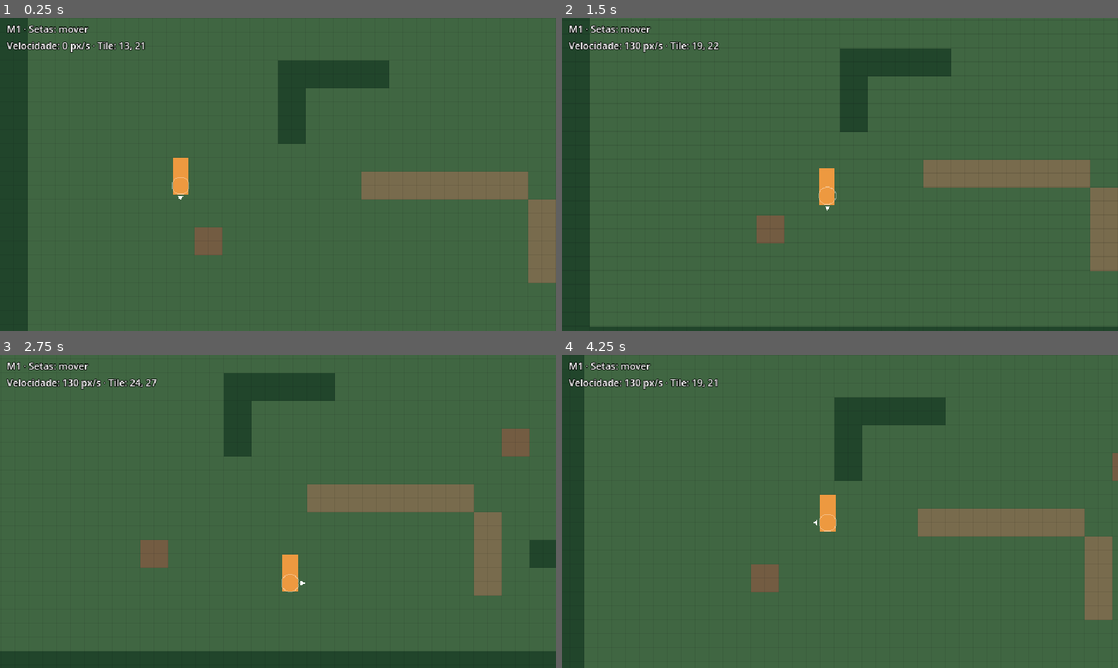
Above: before the commit, frames 1-4 (two rows, left to right).
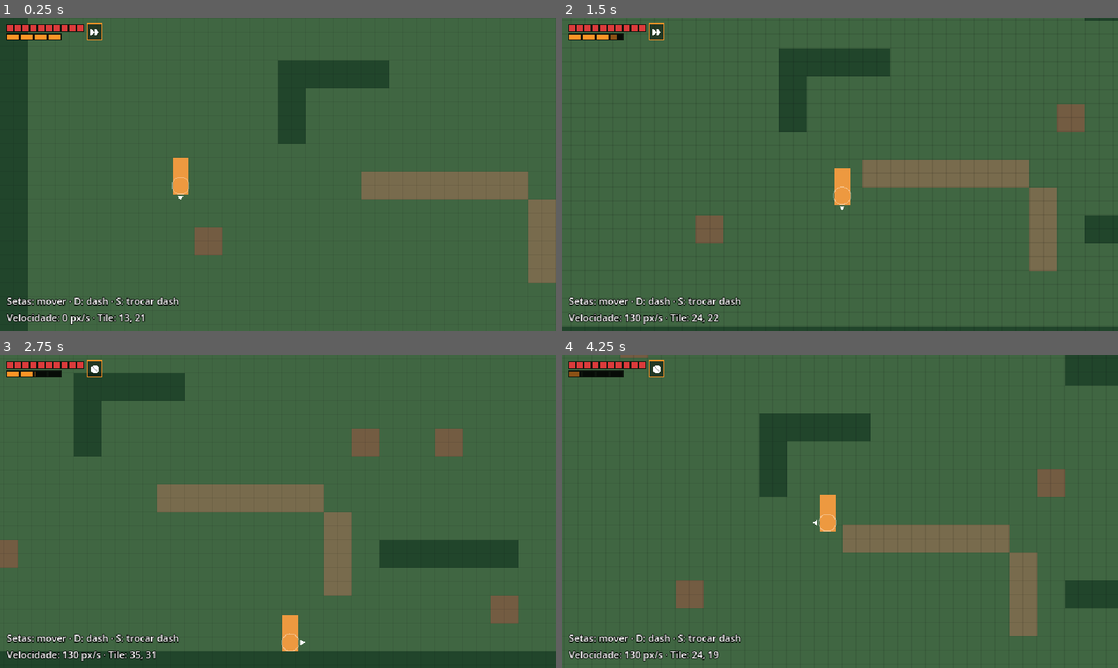
Above: after the commit, the same moments.

Repository: V-bit69/Game-Development
Game: Godot game, scene res://cenas/sala_teste.tscn
Same seed, same stepped clock (60 frames per second), same inputs: the game is played once before the commit and once after it.
Inputs:
- Up to frame 1 (0.25 s): no input
- Up to frame 2 (1.5 s): tap Enter at 0.5 s; hold Right (mover_direita) 0.53-1.28 s; hold D (dash) 0.53-1.28 s; tap S (trocar_dash) at 0.8, 1.35 s; hold Down (mover_baixo) from 1.28 s (still down)
- Up to frame 3 (2.75 s): tap D (dash) at 1.55 s; release Down (mover_baixo) at 2.03 s; hold Right (mover_direita) from 2.03 s (still down); hold D (dash) from 2.03 s (still down); tap S (trocar_dash) at 2.3 s
- Up to frame 4 (4.25 s): release Right (mover_direita) at 2.78 s; release D (dash) at 2.78 s; hold Up (mover_cima) 2.78-3.53 s; tap S (trocar_dash) at 2.85, 3.8 s; tap D (dash) at 3.05 s; hold Left (mover_esquerda) from 3.53 s (still down); hold D (dash) from 3.53 s (still down)

The runs differ from the first frame. In frame 1, 2.2% of the frame differs, in the area x 1-33%, y 1-98%; in frame 2, 17%; in frame 3, 20%, in the area x 0-100%, y 1-98%; in frame 4, 20%.

Commit message:
M2: dash padrão, rolamento, troca com S, stamina e HUD
Sons provisórios gerados por código. Teste automático em testes/teste_m2.gd.
Dúvidas 13 e 14 adicionadas à especificação.

Co-Authored-By: Claude Opus 5.5 <noreply@anthropic.com>

Diff:
--- a/jogo/cenas/sala_teste.tscn
+++ b/jogo/cenas/sala_teste.tscn
@@ -1,7 +1,8 @@
-[gd_scene load_steps=3 format=3]
+[gd_scene load_steps=4 format=3]
 
 [ext_resource type="Script" path="res://scripts/sala.gd" id="1_sala"]
 [ext_resource type="PackedScene" path="res://cenas/jogador.tscn" id="2_jogador"]
+[ext_resource type="Script" path="res://scripts/hud.gd" id="3_hud"]
 
 [node name="SalaTeste" type="Node2D"]
 script = ExtResource("1_sala")
@@ -27,11 +28,21 @@
 
 [node name="HUD" type="CanvasLayer" parent="."]
 
+[node name="Barras" type="Control" parent="HUD"]
+layout_mode = 3
+anchors_preset = 15
+anchor_right = 1.0
+anchor_bottom = 1.0
+grow_horizontal = 2
+grow_vertical = 2
+mouse_filter = 2
+script = ExtResource("3_hud")
+
 [node name="Info" type="Label" parent="HUD"]
 offset_left = 8.0
-offset_top = 5.0
-offset_right = 300.0
-offset_bottom = 40.0
+offset_top = 318.0
+offset_right = 400.0
+offset_bottom = 356.0
 theme_override_colors/font_outline_color = Color(0, 0, 0, 1)
 theme_override_constants/outline_size = 3
 theme_override_font_sizes/font_size = 11
--- a/jogo/project.godot
+++ b/jogo/project.godot
@@ -18,6 +18,7 @@
 
 Valores="*res://scripts/valores.gd"
 Tela="*res://scripts/tela.gd"
+Som="*res://scripts/som.gd"
 
 [display]
 
--- /dev/null
+++ b/jogo/scripts/hud.gd
@@ -0,0 +1,72 @@
+extends Control
+## HUD provisória do canto superior esquerdo: vida, stamina e dash equipado.
+## Desenhada com formas simples até chegar a arte da UI.
+
+const COR_VIDA := Color(0.86, 0.23, 0.23)
+const COR_STAMINA := Color(1.0, 0.58, 0.15)
+const COR_VAZIO := Color(0, 0, 0, 0.45)
+const COR_BORDA := Color(0, 0, 0, 0.8)
+const COR_FALHA := Color(1, 1, 1)
+const PISCAR_DURACAO := 0.45
+
+const ORIGEM := Vector2(8, 8)
+const VIDA_TAMANHO := Vector2(7, 7)
+const STAMINA_TAMANHO := Vector2(14, 6)
+const ESPACO := 2.0
+
+const Jogador := preload("res://scripts/jogador.gd")
+
+var _jogador: Jogador
+var _piscar := 0.0
+
+
+func _ready() -> void:
+	mouse_filter = Control.MOUSE_FILTER_IGNORE
+	_jogador = get_tree().get_first_node_in_group("jogador")
+	_jogador.sem_stamina.connect(func() -> void: _piscar = PISCAR_DURACAO)
+
+
+func _process(delta: float) -> void:
+	_piscar = maxf(_piscar - delta, 0.0)
+	queue_redraw()
+
+
+func _draw() -> void:
+	# Vida: 10 quadrados. O dano chega no M9, então por enquanto fica cheia.
+	for i in Valores.GATO_VIDA:
+		var pos := ORIGEM + Vector2(i * (VIDA_TAMANHO.x + ESPACO), 0)
+		_bloco(Rect2(pos, VIDA_TAMANHO), COR_VIDA, 1.0)
+
+	# Stamina: 4 unidades laranja. A próxima a voltar vai enchendo.
+	var y := ORIGEM.y + VIDA_TAMANHO.y + 4.0
+	var piscando := _piscar > 0.0 and fmod(_piscar, 0.15) > 0.075
+	for i in Valores.STAMINA_MAXIMA:
+		var pos := Vector2(ORIGEM.x + i * (STAMINA_TAMANHO.x + ESPACO), y)
+		var cor := COR_FALHA if piscando else COR_STAMINA
+		var cheio := 1.0 if i < _jogador.stamina else 0.0
+		if i == _jogador.stamina:
+			cheio = _jogador.progresso_recarga()
+		_bloco(Rect2(pos, STAMINA_TAMANHO), cor, cheio, i >= _jogador.stamina)
+
+	# Dash equipado: seta dupla (padrão) ou bola (rolamento).
+	var largura_linhas := maxf(Valores.GATO_VIDA * (VIDA_TAMANHO.x + ESPACO), Valores.STAMINA_MAXIMA * (STAMINA_TAMANHO.x + ESPACO))
+	var caixa := Rect2(ORIGEM.x + largura_linhas + 3.0, ORIGEM.y - 1.0, 17, 19)
+	draw_rect(caixa, COR_VAZIO)
+	draw_rect(caixa, COR_STAMINA, false, 1.0)
+	var c := caixa.get_center()
+	if _jogador.dash_equipado == Jogador.Dash.PADRAO:
+		for dx in [-3.0, 2.0]:
+			draw_colored_polygon(PackedVector2Array([
+				c + Vector2(dx - 2, -4), c + Vector2(dx + 3, 0), c + Vector2(dx - 2, 4)]), Color.WHITE)
+	else:
+		draw_circle(c, 4.5, Color.WHITE)
+		draw_line(c + Vector2(-3, -3), c + Vector2(3, 3), COR_VAZIO, 1.0)
+
+
+## Um bloco com borda escura; "cheio" de 0 a 1 preenche da esquerda para a direita.
+func _bloco(area: Rect2, cor: Color, cheio: float, apagado := false) -> void:
+	draw_rect(area.grow(1.0), COR_BORDA)
+	draw_rect(area, COR_VAZIO)
+	if cheio > 0.0:
+		var parte := Rect2(area.position, Vector2(area.size.x * cheio, area.size.y))
+		draw_rect(parte, cor.darkened(0.45) if apagado else cor)
--- a/jogo/scripts/jogador.gd
+++ b/jogo/scripts/jogador.gd
@@ -1,26 +1,64 @@
 extends CharacterBody2D
-## Homem-gato. M1: movimento em 8 direções e colisão.
+## Homem-gato.
+## M1: movimento em 8 direções e colisão.
+## M2: dash padrão e dash de rolamento (troca com S), stamina.
 ## A origem do nó fica nos pés, no centro do círculo de colisão.
+
+signal stamina_mudou(atual: int)
+signal sem_stamina
+signal dash_trocado(tipo: Dash)
+
+enum Dash { PADRAO, ROLAMENTO }
 
 const COR_CORPO := Color(0.93, 0.6, 0.25)
 const COR_HITBOX := Color(1, 1, 1, 0.35)
 const LARGURA := 18.0
+const RASTRO_DURACAO := 0.15
 
 var direcao_olhar := Vector2.DOWN
+var dash_equipado := Dash.PADRAO
+var stamina := Valores.STAMINA_MAXIMA
+var em_dash := false
+
+var _tempo := 0.0  # relógio próprio, em segundos de física
+var _recarga := 0.0
+var _dash_tipo := Dash.PADRAO
+var _dash_direcao := Vector2.ZERO
+var _dash_restante := 0.0
+var _rolamentos: Array[float] = []  # momentos dos rolamentos dentro da janela
+var _rastro: Array[Dictionary] = []  # {pos, t}
 
 @onready var colisao: CollisionShape2D = $Colisao
 @onready var camera: Camera2D = $Camera
 
 
 func _ready() -> void:
+	add_to_group("jogador")
 	(colisao.shape as CircleShape2D).radius = Valores.GATO_RAIO_HITBOX
 
 
-func _physics_process(_delta: float) -> void:
+func _unhandled_input(evento: InputEvent) -> void:
+	if evento.is_action_pressed("dash"):
+		pedir_dash()
+	elif evento.is_action_pressed("trocar_dash"):
+		trocar_dash()
+
+
+func _physics_process(delta: float) -> void:
+	_tempo += delta
+	_recuperar_stamina(delta)
+	if em_dash:
+		_mover_dash(delta)
+	else:
+		_andar()
+	_atualizar_rastro()
+	queue_redraw()
+
+
+func _andar() -> void:
 	var direcao := _ler_direcao()
 	if direcao != Vector2.ZERO:
 		direcao_olhar = direcao
-		queue_redraw()
 	velocity = direcao * Valores.GATO_CAMINHADA
 	move_and_slide()
 
@@ -33,11 +71,116 @@
 	return Vector2.from_angle(snappedf(entrada.angle(), PI / 4.0))
 
 
-# Placeholder: retângulo com a altura do gato, círculo da hitbox e seta do olhar.
+# --- Dash ---------------------------------------------------------------
+
+func trocar_dash() -> void:
+	dash_equipado = Dash.ROLAMENTO if dash_equipado == Dash.PADRAO else Dash.PADRAO
+	Som.tocar("troca")
+	dash_trocado.emit(dash_equipado)
+
+
+## Começa o dash equipado, se houver stamina. Sem direção apertada, vai para onde o gato olha.
+func pedir_dash() -> bool:
+	if em_dash:
+		return false
+	var custo := _custo_do_dash(dash_equipado)
+	if custo > stamina:
+		Som.tocar("falha")
+		sem_stamina.emit()
+		return false
+	if dash_equipado == Dash.ROLAMENTO:
+		_rolamentos.append(_tempo)
+	_gastar_stamina(custo)
+	var direcao := _ler_direcao()
+	if direcao != Vector2.ZERO:
+		direcao_olhar = direcao
+	_dash_direcao = direcao_olhar
+	_dash_tipo = dash_equipado
+	_dash_restante = Valores.GATO_DASH_COMPRIMENTO if _dash_tipo == Dash.PADRAO else Valores.GATO_ROLAMENTO_COMPRIMENTO
+	em_dash = true
+	Som.tocar("dash" if _dash_tipo == Dash.PADRAO else "rolamento")
+	return true
+
+
+## Dash padrão custa 1 unidade. Rolamento é grátis, a não ser que já tenham
+## acontecido 2 rolamentos nos últimos 4 s: aí este é o terceiro e custa 1.
+func _custo_do_dash(tipo: Dash) -> int:
+	if tipo == Dash.PADRAO:
+		return Valores.GATO_DASH_CUSTO
+	while not _rolamentos.is_empty() and _tempo - _rolamentos[0] >= Valores.GATO_ROLAMENTO_JANELA:
+		_rolamentos.pop_front()
+	return 0 if _rolamentos.size() < Valores.GATO_ROLAMENTOS_GRATIS else Valores.GATO_DASH_CUSTO
+
+
+func _mover_dash(delta: float) -> void:
+	var veloc := Valores.GATO_DASH_VELOCIDADE if _dash_tipo == Dash.PADRAO else Valores.GATO_ROLAMENTO_VELOCIDADE
+	var passo := minf(veloc * delta, _dash_restante)
+	velocity = _dash_direcao * veloc
+	_rastro.append({"pos": global_position, "t": _tempo})
+	var batida := move_and_collide(_dash_direcao * passo)
+	_dash_restante -= passo
+	# Parede ou obstáculo interrompe o dash no contato.
+	if batida != null or _dash_restante <= 0.001:
+		em_dash = false
+		velocity = Vector2.ZERO
+
+
+func _atualizar_rastro() -> void:
+	while not _rastro.is_empty() and _tempo - _rastro[0].t > RASTRO_DURACAO:
+		_rastro.pop_front()
+
+
+# --- Stamina ------------------------------------------------------------
+
+func _gastar_stamina(quanto: int) -> void:
+	if quanto <= 0:
+		return
+	if stamina >= Valores.STAMINA_MAXIMA:
+		_recarga = 0.0  # a contagem começa quando a stamina sai do máximo
+	stamina -= quanto
+	stamina_mudou.emit(stamina)
+
+
+## Com a stamina abaixo do máximo, recupera 1 unidade a cada GATO_STAMINA_RECUPERACAO segundos.
+func _recuperar_stamina(delta: float) -> void:
+	if stamina >= Valores.STAMINA_MAXIMA:
+		_recarga = 0.0
+		return
+	_recarga += delta
+	if _recarga >= Valores.GATO_STAMINA_RECUPERACAO:
+		_recarga -= Valores.GATO_STAMINA_RECUPERACAO
+		stamina += 1
+		stamina_mudou.emit(stamina)
+
+
+## Quanto falta para a próxima unidade, de 0 a 1 (para a HUD).
+func progresso_recarga() -> float:
+	return _recarga / Valores.GATO_STAMINA_RECUPERACAO
+
+
+# --- Desenho provisório -------------------------------------------------
+
 func _draw() -> void:
 	var raio := Valores.GATO_RAIO_HITBOX
 	var topo := raio - Valores.GATO_ALTURA
-	draw_rect(Rect2(-LARGURA / 2.0, topo, LARGURA, Valores.GATO_ALTURA), COR_CORPO)
+	var corpo := Rect2(-LARGURA / 2.0, topo, LARGURA, Valores.GATO_ALTURA)
+	# Rastro do dash: cópias do corpo que somem.
+	for fantasma in _rastro:
+		var vida: float = 1.0 - (_tempo - fantasma.t) / RASTRO_DURACAO
+		var cor := Color(1, 0.85, 0.6, 0.35 * vida)
+		var local := to_local(fantasma.pos)
+		if _dash_tipo == Dash.ROLAMENTO:
+			draw_circle(local + Vector2(0, -raio), raio + 2.0, cor)
+		else:
+			draw_rect(Rect2(corpo.position + local, corpo.size), cor)
+	if em_dash and _dash_tipo == Dash.ROLAMENTO:
+		# Rolamento: o gato vira uma bola, com uma faixa girando.
+		var centro := Vector2(0, -raio)
+		draw_circle(centro, raio + 2.0, COR_CORPO)
+		var giro := Vector2.from_angle(_tempo * 40.0) * (raio + 1.0)
+		draw_line(centro - giro, centro + giro, COR_CORPO.darkened(0.4), 2.0)
+	else:
+		draw_rect(corpo, COR_CORPO)
 	draw_arc(Vector2.ZERO, raio, 0.0, TAU, 24, COR_HITBOX, 1.0)
 	var ponta := direcao_olhar * (raio + 7.0)
 	var lado := direcao_olhar.orthogonal() * 3.0
--- a/jogo/scripts/sala.gd
+++ b/jogo/scripts/sala.gd
@@ -58,7 +58,7 @@
 	if Engine.is_editor_hint():
 		return
 	var tile := (jogador.position / V.TILE).floor()
-	info.text = "M1 · Setas: mover\nVelocidade: %d px/s · Tile: %d, %d" % [
+	info.text = "Setas: mover · D: dash · S: trocar dash\nVelocidade: %d px/s · Tile: %d, %d" % [
 		roundi(jogador.velocity.length()), int(tile.x), int(tile.y)]
 
 
--- /dev/null
+++ b/jogo/scripts/som.gd
@@ -0,0 +1,103 @@
+extends Node
+## Sons provisórios, gerados por código. Serão trocados pelos sons do compositor.
+## Uso: Som.tocar("dash")
+
+const TAXA := 22050
+const VOZES := 6
+
+var _sons := {}
+var _players: Array[AudioStreamPlayer] = []
+var _proximo := 0
+
+
+func _ready() -> void:
+	for i in VOZES:
+		var player := AudioStreamPlayer.new()
+		add_child(player)
+		_players.append(player)
+	_sons["dash"] = _misturar(_sopro(0.18, 0.5, 0.9), _rosnado(0.16, 0.35))
+	_sons["rolamento"] = _wav(_sopro(0.16, 0.35, 0.4))
+	_sons["troca"] = _wav(_tom(1400.0, 0.04, 0.3, false))
+	_sons["falha"] = _juntar(_tom(220.0, 0.08, 0.3, true), _tom(150.0, 0.12, 0.3, true))
+
+
+func tocar(nome: String) -> void:
+	if not _sons.has(nome):
+		push_warning("Som desconhecido: %s" % nome)
+		return
+	var player := _players[_proximo]
+	_proximo = (_proximo + 1) % VOZES
+	player.stream = _sons[nome]
+	player.play()
+
+
+# --- Síntese ------------------------------------------------------------
+
+## Ruído com envelope que sobe e cai; "brilho" controla o quanto o ruído é agudo.
+func _sopro(duracao: float, volume: float, brilho: float) -> PackedFloat32Array:
+	var n := int(duracao * TAXA)
+	var amostras := PackedFloat32Array()
+	amostras.resize(n)
+	var filtrado := 0.0
+	for i in n:
+		var t := float(i) / n
+		var envelope := sin(PI * t) * (1.0 - t * 0.5)
+		var corte := lerpf(0.05, brilho, sin(PI * t))
+		filtrado += (randf_range(-1.0, 1.0) - filtrado) * corte
+		amostras[i] = filtrado * envelope * volume
+	return amostras
+
+
+## Rosnado grave: dente de serra em ~90 Hz com tremor.
+func _rosnado(duracao: float, volume: float) -> PackedFloat32Array:
+	var n := int(duracao * TAXA)
+	var amostras := PackedFloat32Array()
+	amostras.resize(n)
+	var fase := 0.0
+	for i in n:
+		var t := float(i) / n
+		var freq := 90.0 + 25.0 * sin(t * 60.0)
+		fase = fmod(fase + freq / TAXA, 1.0)
+		var envelope := minf(t * 8.0, 1.0) * (1.0 - t)
+		amostras[i] = (fase * 2.0 - 1.0) * envelope * volume
+	return amostras
+
+
+func _tom(freq: float, duracao: float, volume: float, quadrada: bool) -> PackedFloat32Array:
+	var n := int(duracao * TAXA)
+	var amostras := PackedFloat32Array()
+	amostras.resize(n)
+	for i in n:
+		var t := float(i) / n
+		var onda := sin(TAU * freq * i / TAXA)
+		if quadrada:
+			onda = signf(onda)
+		amostras[i] = onda * (1.0 - t) * volume
+	return amostras
+
+
+func _misturar(a: PackedFloat32Array, b: PackedFloat32Array) -> AudioStreamWAV:
+	var n := maxi(a.size(), b.size())
+	var soma := PackedFloat32Array()
+	soma.resize(n)
+	for i in n:
+		soma[i] = (a[i] if i < a.size() else 0.0) + (b[i] if i < b.size() else 0.0)
+	return _wav(soma)
+
+
+func _juntar(a: PackedFloat32Array, b: PackedFloat32Array) -> AudioStreamWAV:
+	var tudo := a.duplicate()
+	tudo.append_array(b)
+	return _wav(tudo)
+
+
+func _wav(amostras: PackedFloat32Array) -> AudioStreamWAV:
+	var bytes := PackedByteArray()
+	bytes.resize(amostras.size() * 2)
+	for i in amostras.size():
+		bytes.encode_s16(i * 2, int(clampf(amostras[i], -1.0, 1.0) * 32767.0))
+	var wav := AudioStreamWAV.new()
+	wav.format = AudioStreamWAV.FORMAT_16_BITS
+	wav.mix_rate = TAXA
+	wav.data = bytes
+	return wav
--- a/jogo/scripts/valores.gd
+++ b/jogo/scripts/valores.gd
@@ -30,6 +30,7 @@
 const GATO_MULT_ROLAMENTO_VELOCIDADE := 1.0
 const GATO_MULT_STAMINA := 1.5
 const GATO_MULT_GOLPE_DURACAO := 1.3
+const GATO_DASH_CUSTO := 1  # unidades de stamina
 const GATO_ROLAMENTOS_GRATIS := 2
 const GATO_ROLAMENTO_JANELA := 4.0
 const GATO_ALCANCE_ATAQUE := 20.0
--- /dev/null
+++ b/jogo/testes/teste_m2.gd
@@ -0,0 +1,125 @@
+extends SceneTree
+## Teste automático do M2 (dashes e stamina). Rodar na pasta jogo/:
+##   godot --headless --path . -s res://testes/teste_m2.gd
+
+const ACOES := ["mover_esquerda", "mover_direita", "mover_cima", "mover_baixo"]
+
+var _falhas := 0
+var _jogador: CharacterBody2D
+var _v: Node
+
+
+func _initialize() -> void:
+	_rodar()
+
+
+func _rodar() -> void:
+	_v = root.get_node("Valores")
+	var sala: Node2D = load("res://cenas/sala_teste.tscn").instantiate()
+	root.add_child(sala)
+	await _esperar(2)
+	_jogador = sala.get_node("Jogador")
+	var inicio := _jogador.position
+	var avisos_sem_stamina := [0]
+	_jogador.sem_stamina.connect(func() -> void: avisos_sem_stamina[0] += 1)
+
+	# Dash padrão para a direita: 104 px em ~0,13 s, gasta 1 unidade.
+	Input.action_press("mover_direita")
+	_jogador.pedir_dash()
+	var quadros := 0
+	while _jogador.em_dash:
+		await _esperar(1)
+		quadros += 1
+	_soltar()
+	var andou := _jogador.position.x - inicio.x
+	_conferir("dash padrão anda 104 px (andou %.1f)" % andou, absf(andou - 104.0) < 1.0)
+	_conferir("dash padrão dura 0,13 s (%d quadros = %.2f s)" % [quadros, quadros / 60.0], quadros >= 7 and quadros <= 9)
+	_conferir("dash padrão gasta 1 unidade", _jogador.stamina == 3)
+
+	# Sem direção apertada, o dash vai para onde o gato olha (direita).
+	var x_antes := _jogador.position.x
+	_jogador.pedir_dash()
+	await _fim_do_dash()
+	_conferir("sem seta, dash vai para onde o gato olha", _jogador.position.x > x_antes + 100.0)
+
+	# Parede interrompe o dash no contato: borda em x = 32, raio 10.
+	_jogador.position = Vector2(80, inicio.y)
+	Input.action_press("mover_esquerda")
+	_jogador.pedir_dash()
+	_soltar()
+	await _fim_do_dash()
+	_conferir("parede interrompe o dash (x = %.1f)" % _jogador.position.x, absf(_jogador.position.x - 42.0) < 1.0)
+
+	# Stamina acabando: 4 dashes zeram, o 5º falha e não move.
+	_jogador.stamina = 4
+	for i in 4:
+		_jogador.position = inicio
+		_jogador.pedir_dash()
+		await _fim_do_dash()
+	_conferir("4 dashes zeram a stamina", _jogador.stamina == 0)
+	var pos := _jogador.position
+	_conferir("sem stamina o dash falha", not _jogador.pedir_dash() and _jogador.position == pos)
+	_conferir("falha avisa a HUD", avisos_sem_stamina[0] == 1)
+
+	# Recuperação: 1 unidade a cada 2 s (120 quadros).
+	while _jogador.stamina == 0:
+		await _esperar(1)
+	var espera := 0
+	while _jogador.stamina == 1:
+		await _esperar(1)
+		espera += 1
+	_conferir("recupera 1 unidade a cada 2 s (%d quadros)" % espera, absi(espera - 120) <= 1)
+
+	# Troca para o rolamento.
+	_jogador.stamina = 4
+	_jogador.trocar_dash()
+	_conferir("S troca para o rolamento", _jogador.dash_equipado == 1)
+	_jogador.position = inicio
+	_jogador.pedir_dash()
+	await _fim_do_dash()
+	andou = absf(_jogador.position.x - inicio.x)
+	_conferir("rolamento anda 64 px (andou %.1f)" % andou, absf(andou - 64.0) < 1.0)
+	_conferir("1º rolamento é grátis", _jogador.stamina == 4)
+	_jogador.position = inicio
+	_jogador.pedir_dash()
+	await _fim_do_dash()
+	_conferir("2º rolamento é grátis", _jogador.stamina == 4)
+	_jogador.position = inicio
+	_jogador.pedir_dash()
+	await _fim_do_dash()
+	_conferir("3º rolamento em 4 s gasta 1", _jogador.stamina == 3)
+
+	# Depois que a janela de 4 s passa, volta a ser grátis.
+	await _esperar(250)
+	var antes: int = _jogador.stamina
+	_jogador.position = inicio
+	_jogador.pedir_dash()
+	await _fim_do_dash()
+	_conferir("depois de 4 s o rolamento volta a ser grátis", _jogador.stamina == antes)
+
+	_jogador.trocar_dash()
+	_conferir("S volta para o dash padrão", _jogador.dash_equipado == 0)
+
+	print("\n%s" % ("M2 OK: todos os testes passaram." if _falhas == 0 else "M2 FALHOU: %d teste(s)." % _falhas))
+	quit(1 if _falhas > 0 else 0)
+
+
+func _fim_do_dash() -> void:
+	while _jogador.em_dash:
+		await _esperar(1)
+
+
+func _soltar() -> void:
+	for acao in ACOES:
+		Input.action_release(acao)
+
+
+func _esperar(quadros: int) -> void:
+	for i in quadros:
+		await physics_frame
+
+
+func _conferir(nome: String, ok: bool) -> void:
+	print("[%s] %s" % ["ok" if ok else "FALHOU", nome])
+	if not ok:
+		_falhas += 1
Not shown, added: jogo/scripts/hud.gd.uid
Not shown, added: jogo/scripts/som.gd.uid
Not shown, added: jogo/testes/teste_m2.gd.uid
Not shown, changed: README.md
Not shown, changed: docs/03-roadmap.md
Not shown, changed: docs/04-game-design-floresta.md
Not shown, changed: jogo/README.md
